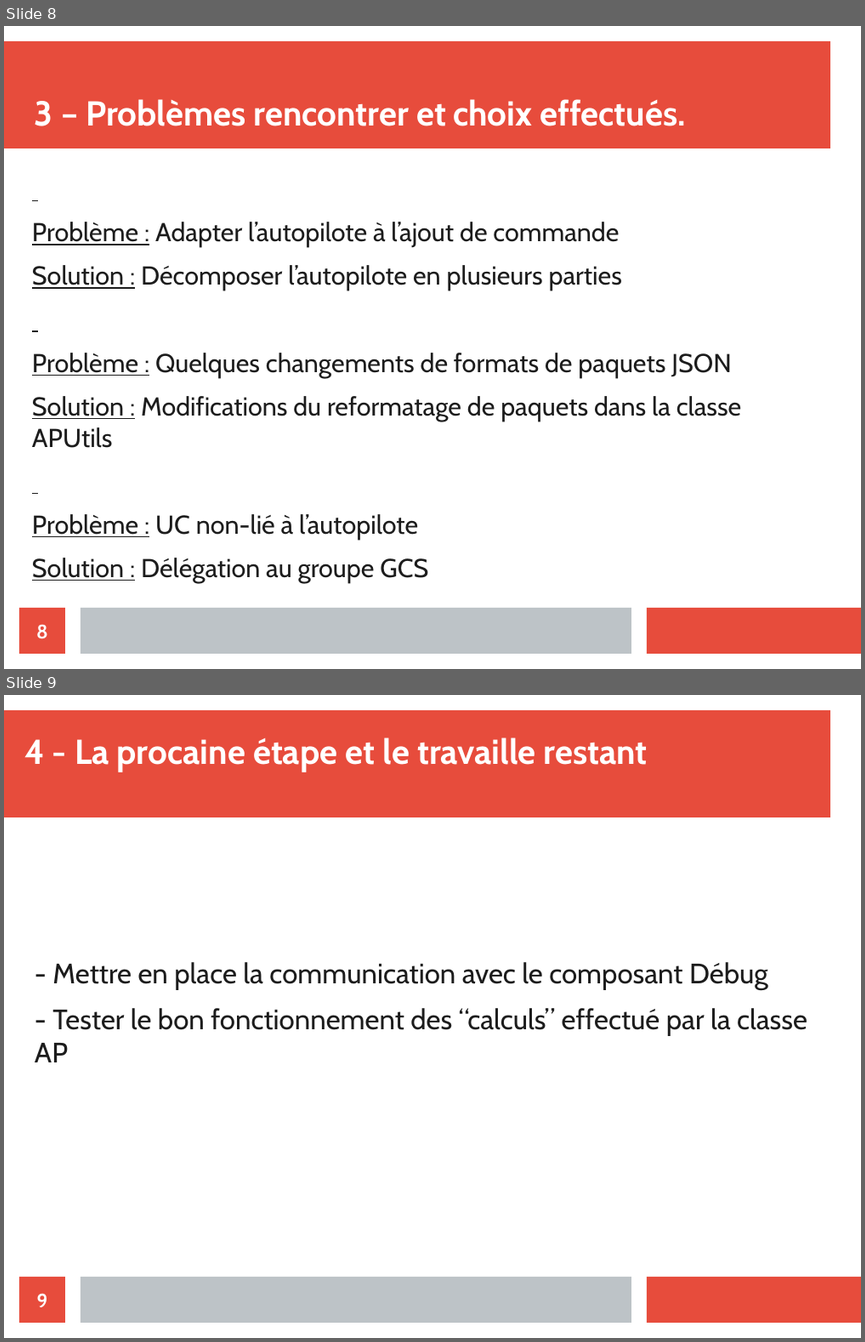
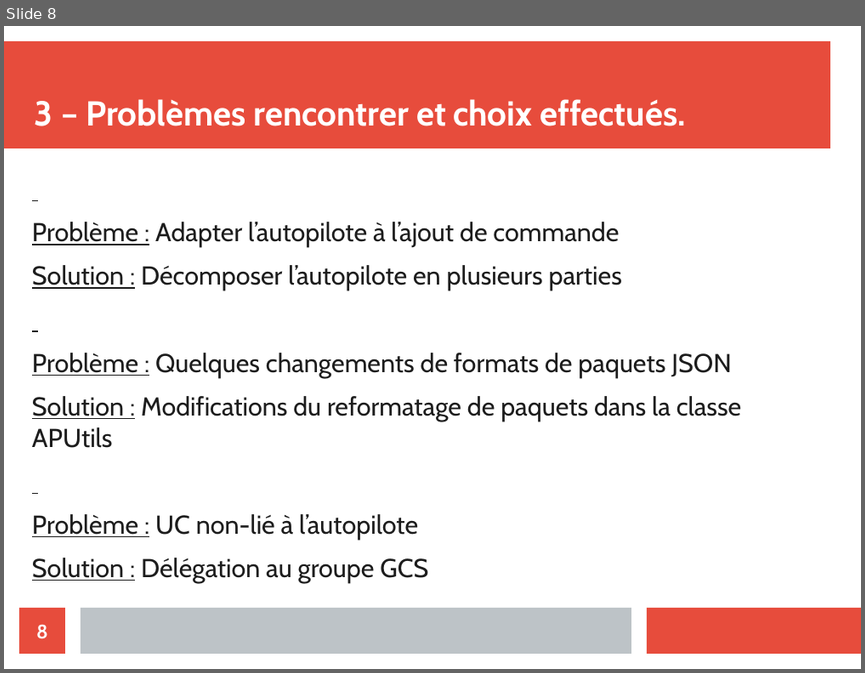
Before and after one commit to athmanmekh/AuttoPIlote-X-OPEN-PILOT, a slide deck: presentation/presentation 3/diapoPresentation (1).odp. Shown one above the other, each under a label of ours: slides 8 and 9 before the commit, slide 8 after it. The pictures are 865x1342 and 865x673 pixels, drawn with LibreOffice and Linux fonts; fonts in the diff are those of the drawing. Boxes give left, top, right and bottom in pixels: in the first picture for what was removed or moved away, otherwise in the second. Text is boxed around its words. In the diff, an @@ line names an element or a change of style, - is before the commit and + after.

```diff
--- a/presentation/presentation 3/diapoPresentation (1).odp
+++ b/presentation/presentation 3/diapoPresentation (1).odp
@@ slide 9 removed at box(4, 695, 861, 1338), background #FFFFFF; not listed: 3 template elements that a slide beside it also shows @@
@@ title removed at box(24, 737, 647, 772) @@
-4 - La procaine étape et le travaille restant
@@ text removed at box(35, 962, 807, 1062) @@
-- Mettre en place la communication avec le composant Débug
-- Tester le bon fonctionnement des “calculs” effectué par la classe AP
@@ page number removed at box(19, 1276, 65, 1322) @@
-9
```
Also in this commit, not shown: 7 slides changed, 1 slide added, 4 other files.
